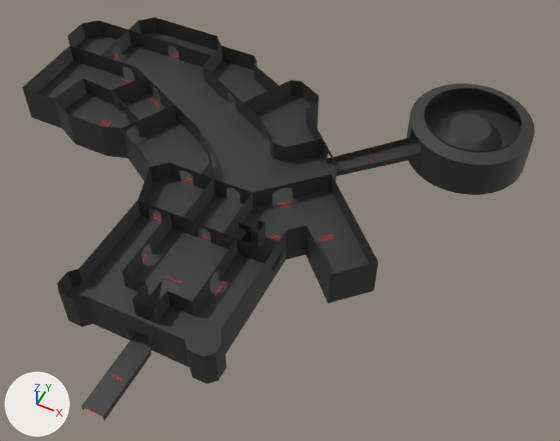
The Blender file Assets/Models/ShaderCastle.blend as it was, and as the next commit left it.
The view is the same before and after, from a 50 mm camera at (38.6, -29.0, 78.2) aimed at (6.1, 36.0, -3.1). The axes (+X, +Y, +Z) are drawn at lower left. The lights are the same throughout. The older version comes first.

Script lines for the objects in view, before the commit:
```python
me_plane_001 = bpy.data.meshes.new('Plane.001')
me_plane_001.from_pydata(...)  # 287 vertices, 197 faces; spans x -41.0..34.0, y 0.0..70.0, z -1.0..3.0
me_plane_001.materials.append(mat_333333)  # dark grey #333333
me_plane_011 = bpy.data.meshes.new('Plane.011')
me_plane_011.from_pydata(...)  # 713 vertices, 565 faces, 4 loose edges; spans x -41.0..34.0, y 9.0..70.0, z 0.0..3.8
me_plane_011.materials.append(mat_333333)  # dark grey #333333
ob_floor_0__col = bpy.data.objects.new('Floor 0 -col', me_plane_011)
ob_floor_0__col.location = (0.0, 0.0, 0.0)
ob_floor__1__col = bpy.data.objects.new('Floor -1 -col', me_plane_001)
ob_floor__1__col.location = (0.0, 0.0, -3.0)
```
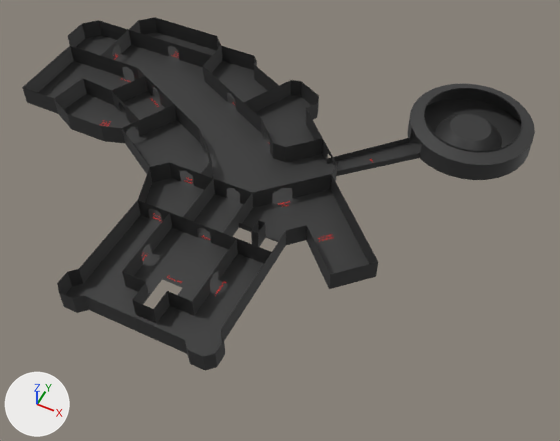
Where the change shows, as pixel boxes [x1, y1, x2, y2] in the pictures (560 x 441 px):
'Floor -1 -col', hidden: before [27, 103, 527, 421]

Patch to the scene script:
```diff
--- a/Assets/Models/ShaderCastle.blend.py
+++ b/Assets/Models/ShaderCastle.blend.py
@@ ob_floor__1__col @@
 ob_floor__1__col.location = (0.0, 0.0, -3.0)
+ob_floor__1__col.hide_set(True)
```
